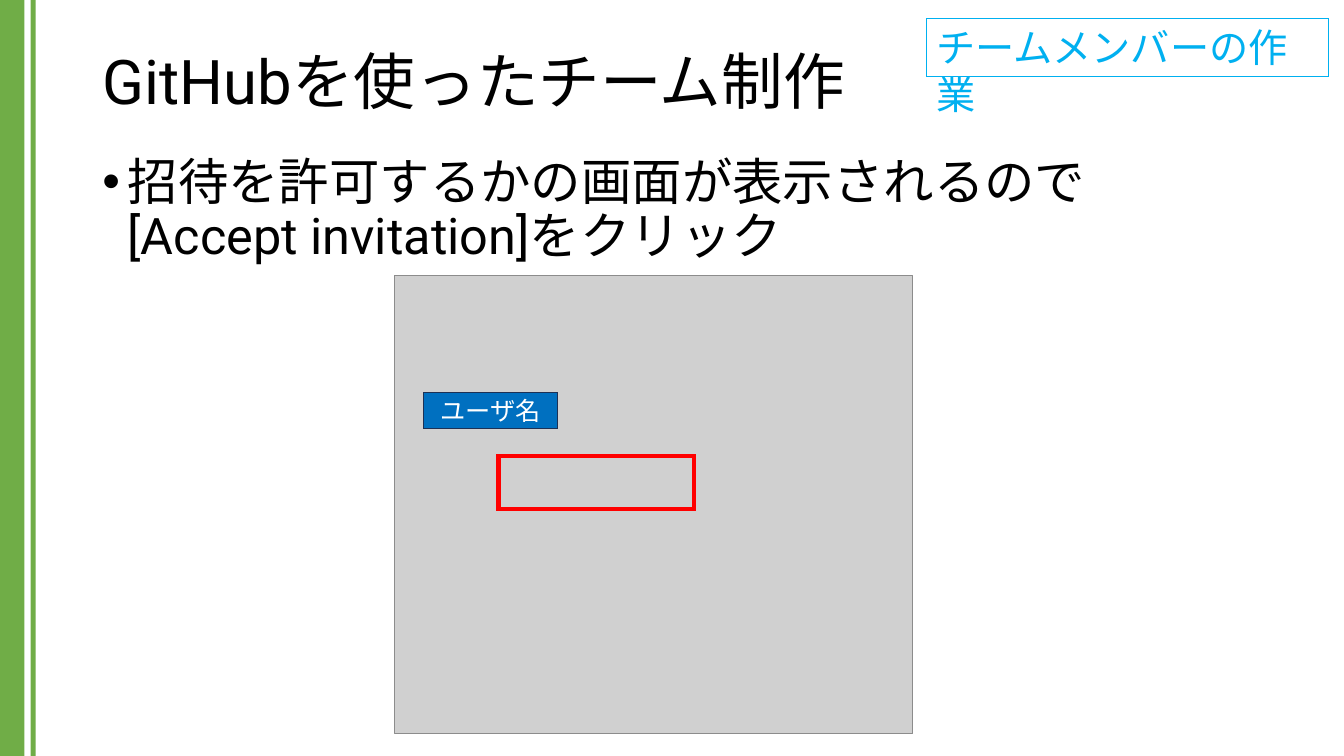
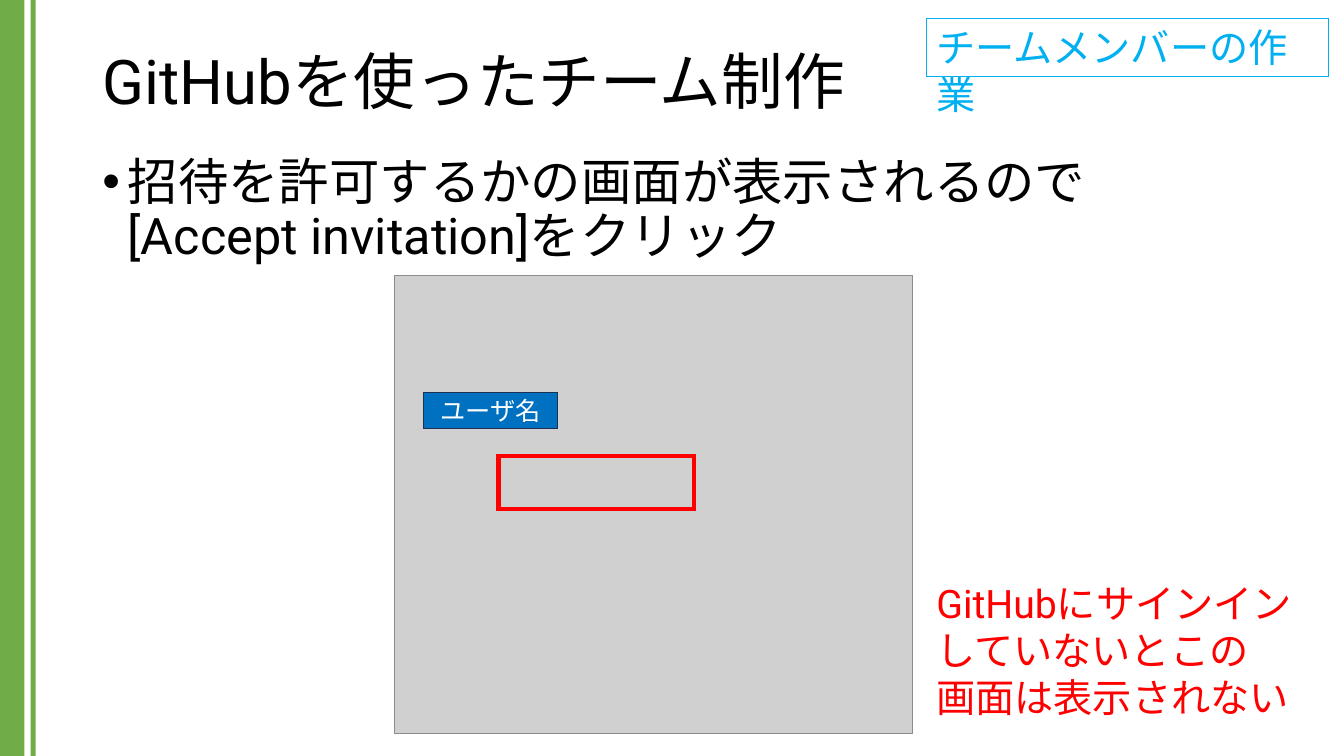
Before and after one commit to kic-murata/cpp2024, a slide deck: slide 18 of 授業資料/GitHubを用いたチーム制作.pptx (slide 17 before the commit). Drawn at 1344x756 pixels with LibreOffice and Linux fonts; fonts in the diff are those of the drawing; grey boxes stand for pictures. Boxes give left, top, right and bottom in pixels: in the first picture for what was removed or moved away, otherwise in the second. Text is boxed around its words. In the diff, an @@ line names an element or a change of style, - is before the commit and + after.

```diff
--- a/授業資料/GitHubを用いたチーム制作.pptx
+++ b/授業資料/GitHubを用いたチーム制作.pptx
@@ text added at bbox=[936, 587, 1291, 715], 28 pt, text #FF0000 @@
+GitHubにサインイン
+していないとこの
+画面は表示されない
```
Also in this commit, not shown: 8 other slides changed, 7 slides added, 1 other file.
